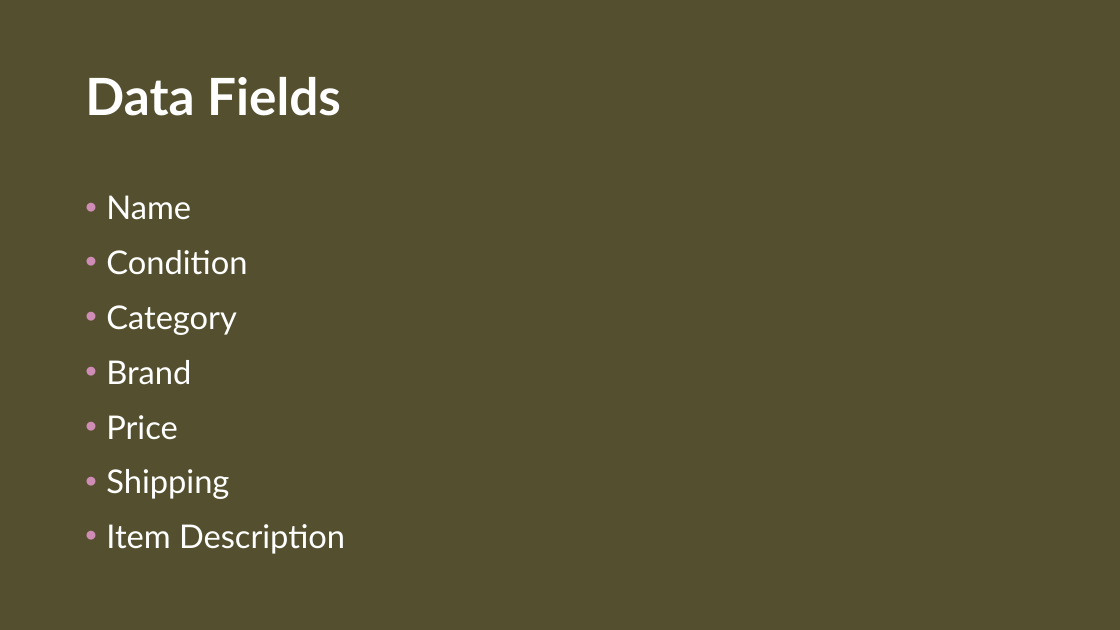
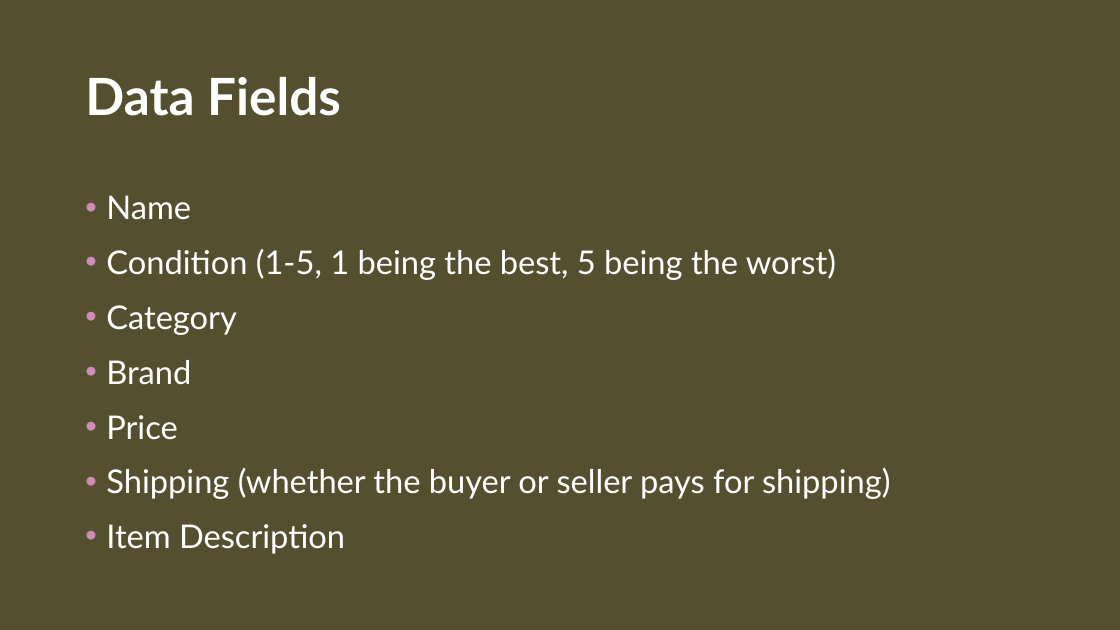
Before and after one commit to CroissantAhhh/GuidedCapstone2, a slide deck: slide 6 of CP2SlideDeck.pptx (slide 7 before the commit). Drawn at 1120x630 pixels with LibreOffice and Linux fonts; fonts in the diff are those of the drawing; background and template pictures are left out. Boxes give left, top, right and bottom in pixels: in the first picture for what was removed or moved away, otherwise in the second. Text is boxed around its words. In the diff, an @@ line names an element or a change of style, - is before the commit and + after.

```diff
--- a/CP2SlideDeck.pptx
+++ b/CP2SlideDeck.pptx
@@ text at [106,249,836,280]: text changed @@
-• Condition
+• Condition (1-5, 1 being the best, 5 being the worst)
@@ text at [106,468,890,499]: text changed @@
-• Shipping
+• Shipping (whether the buyer or seller pays for shipping)
```
Also in this commit, not shown: 6 other slides changed, 2 slides added, 1 slide removed, 8 other files.
